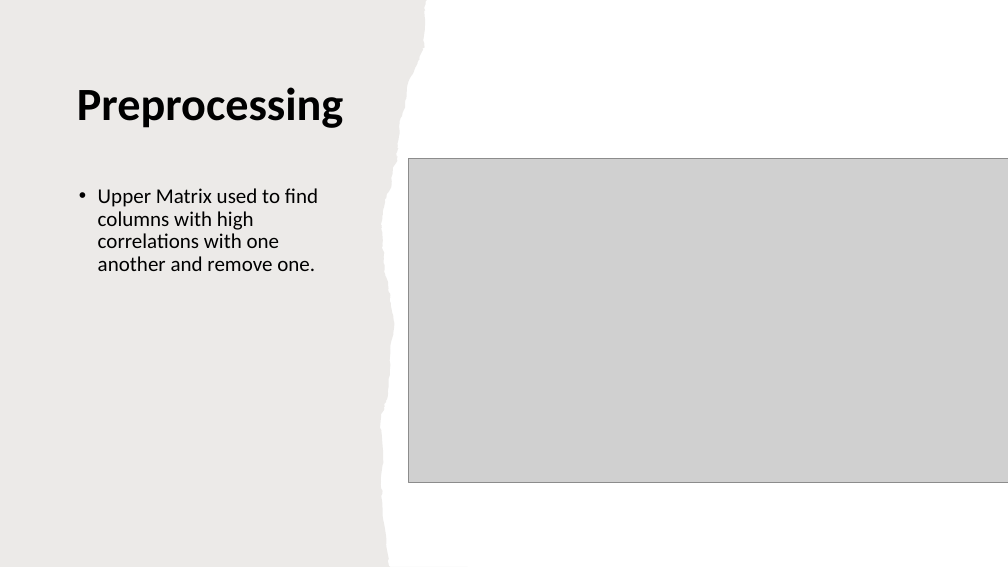
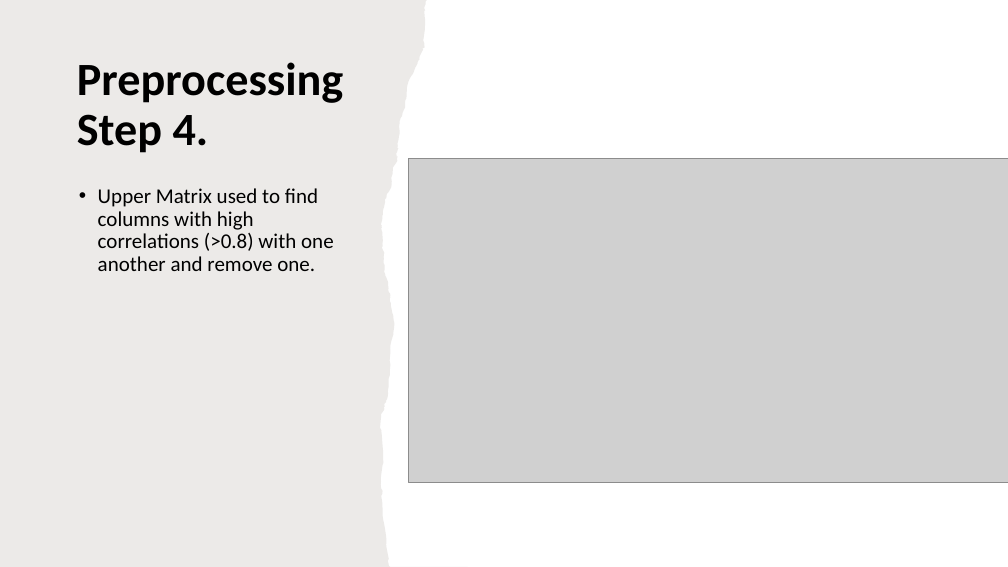
Before and after one commit to nmckinne/SustainabilityProject, a slide deck: slide 7 of SustainabilityProject_Powerpoint.pptx. Drawn at 1008x567 pixels with LibreOffice and Linux fonts; fonts in the diff are those of the drawing; grey boxes stand for pictures. Boxes give left, top, right and bottom in pixels: in the first picture for what was removed or moved away, otherwise in the second. Text is boxed around its words. In the diff, an @@ line names an element or a change of style, - is before the commit and + after.

```diff
--- a/SustainabilityProject_Powerpoint.pptx
+++ b/SustainabilityProject_Powerpoint.pptx
@@ title at box(77, 62, 343, 153): text changed @@
-Preprocessing
+Preprocessing Step 4.
@@ text at box(98, 188, 334, 271): text changed @@
-• Upper Matrix used to find columns with high correlations with one another and remove one.
+• Upper Matrix used to find columns with high correlations (>0.8) with one another and remove one.
```
Also in this commit, not shown: 2 other slides changed.
